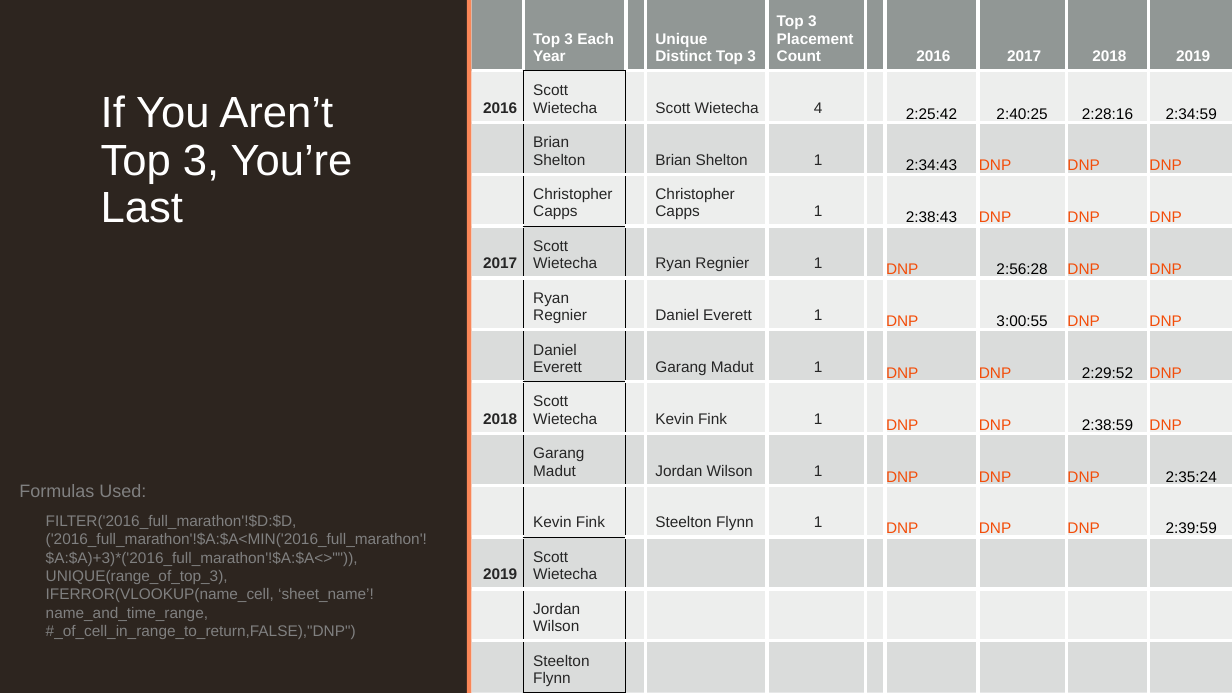
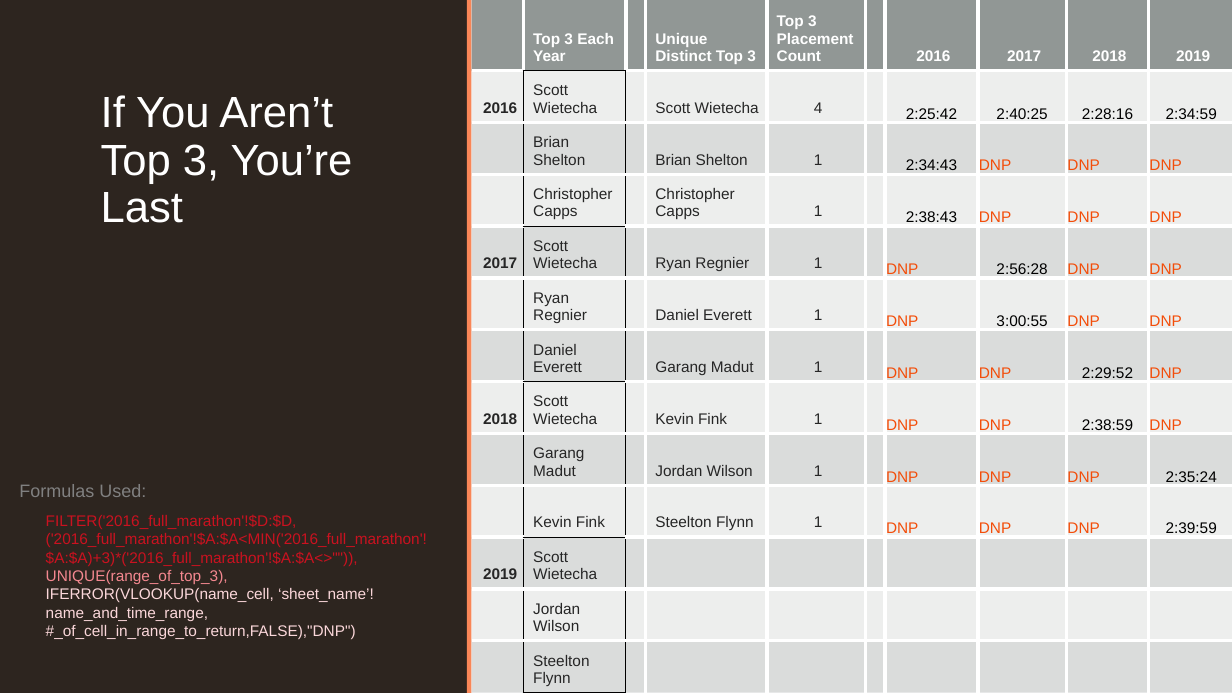
Before and after one commit to aaroncp/rock-and-roll-marathon-2, a slide deck: slide 6 of presentation.pptx. Drawn at 1232x693 pixels with LibreOffice and Linux fonts; fonts in the diff are those of the drawing; background and template pictures are left out. Boxes give left, top, right and bottom in pixels: in the first picture for what was removed or moved away, otherwise in the second. Text is boxed around its words. In the diff, an @@ line names an element or a change of style, - is before the commit and + after.

Commit message:
formatting changes on presentation

```diff
--- a/presentation.pptx
+++ b/presentation.pptx
@@ text "FILTER('2016_full_marathon'!$D:$D,('2016_full_marathon'!$A:$ ..." at box(46, 515, 427, 639): text colour #808080 to #CA1220 in "FILTER('2016_full_marathon'!$D:$D,('2016_full_marathon'!$A:$ ..."; text colour #808080 to #F48890 in "UNIQUE(range_of_top_3),"; text colour #808080 to #FBD7DA in "IFERROR(VLOOKUP(name_cell, ‘sheet_name’!name_and_time_range, ..." @@
```
Also in this commit, not shown: 4 other slides changed.
